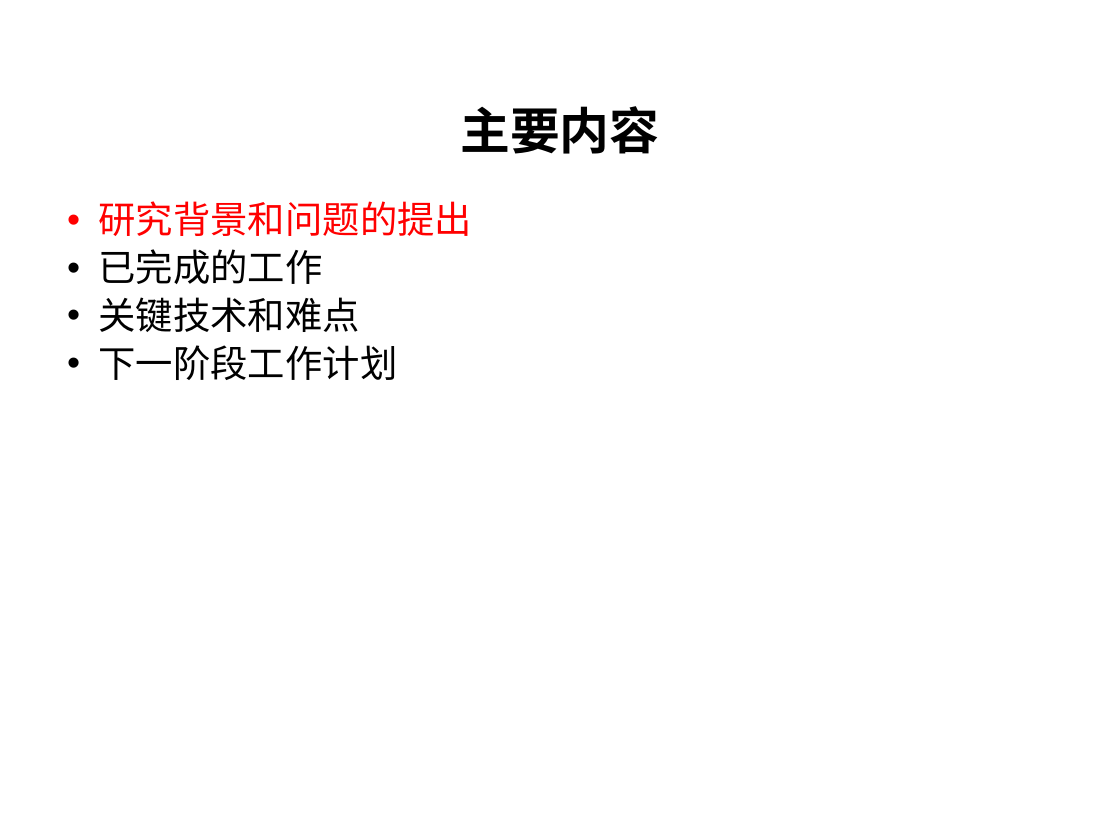
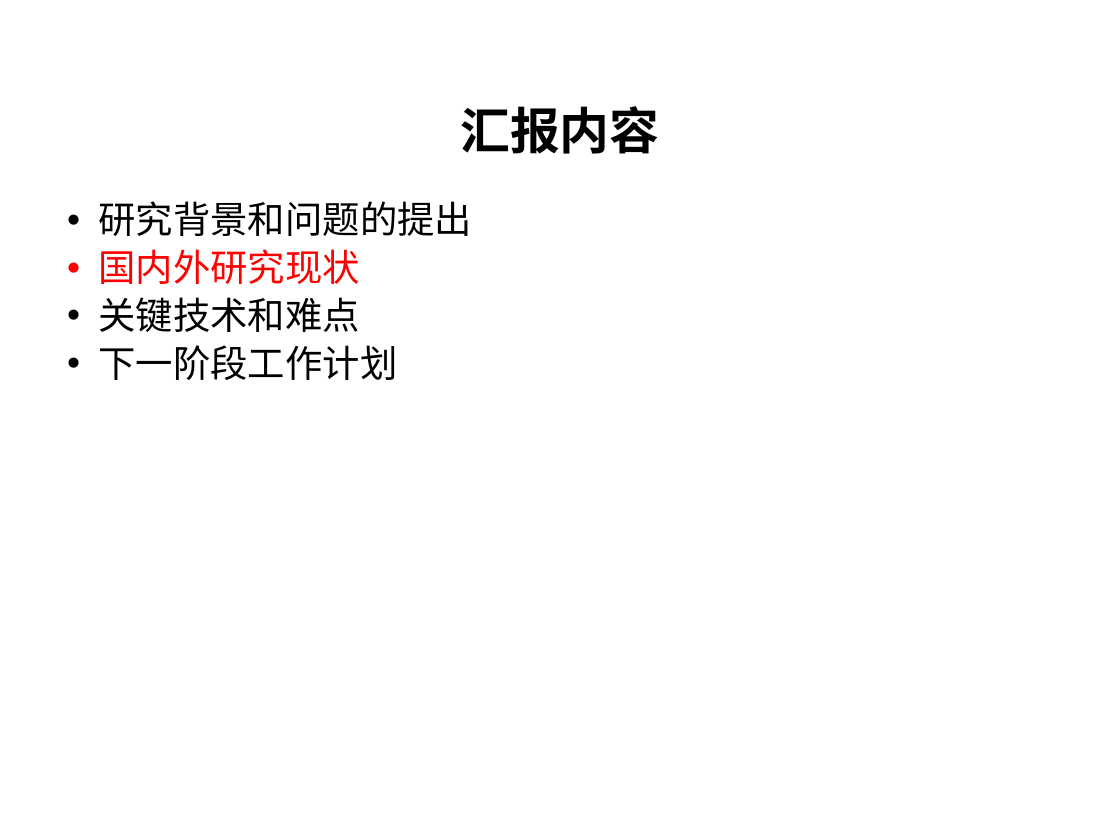
Before and after one commit to pDeathlok/GraduationDesign, a slide deck: slide 7 of 毕业设计_word/最终/恶意域名检测技术研究_答辩.pptx (slide 2 before the commit). Drawn at 1120x840 pixels with LibreOffice and Linux fonts; fonts in the diff are those of the drawing; background and template pictures are left out. Boxes give left, top, right and bottom in pixels: in the first picture for what was removed or moved away, otherwise in the second. Text is boxed around its words. In the diff, an @@ line names an element or a change of style, - is before the commit and + after.

```diff
--- a/毕业设计_word/最终/恶意域名检测技术研究_答辩.pptx
+++ b/毕业设计_word/最终/恶意域名检测技术研究_答辩.pptx
@@ title at [460, 106, 659, 154]: text changed @@
-主要内容
+汇报内容
@@ text at [99, 201, 472, 236]: text colour #FF0000 to #000000 in "研究背景和问题的提出" @@
@@ text at [99, 249, 360, 284]: text changed; text colour #000000 to #FF0000 @@
-• 已完成的工作
+• 国内外研究现状
```
Also in this commit, not shown: 4 other slides changed, 38 slides added, 15 slides removed, 3 other files.
